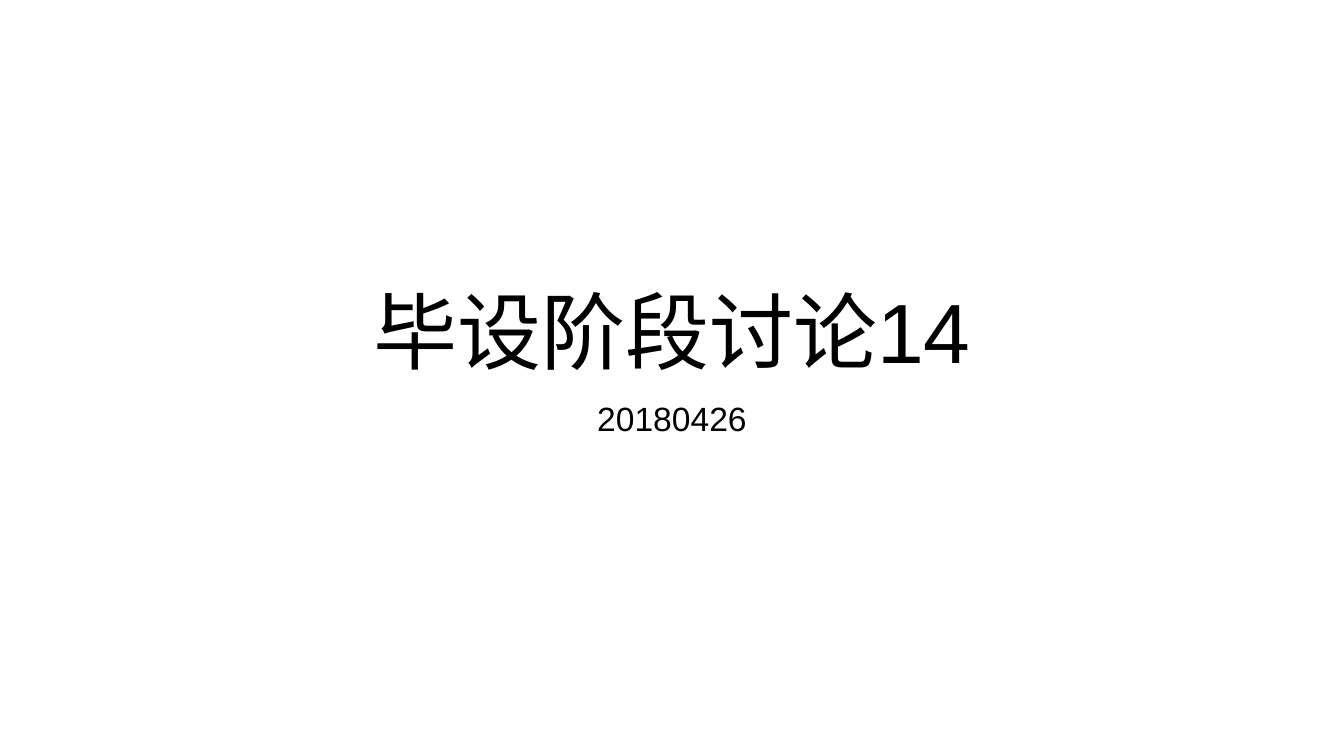
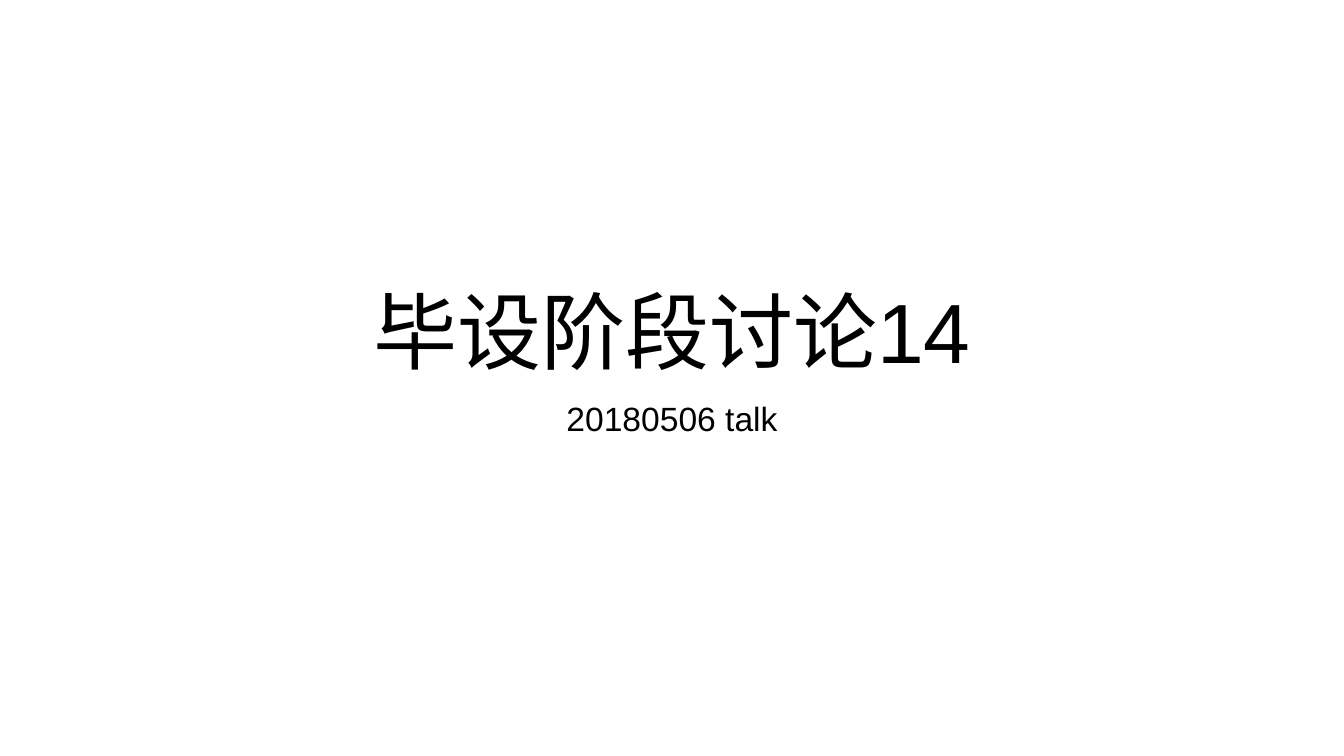
Before and after one commit to wangqing93/ibgp_exp, a slide deck: slide 1 of doc/毕设阶段讨论14.pptx. Drawn at 1344x756 pixels with LibreOffice and Linux fonts; fonts in the diff are those of the drawing. Boxes give left, top, right and bottom in pixels: in the first picture for what was removed or moved away, otherwise in the second. Text is boxed around its words. In the diff, an @@ line names an element or a change of style, - is before the commit and + after.

```diff
--- a/doc/毕设阶段讨论14.pptx
+++ b/doc/毕设阶段讨论14.pptx
@@ subtitle at [566, 406, 777, 432]: text changed @@
-20180426
+20180506 talk
```
Also in this commit, not shown: 2 other slides changed, 1 slide added, 9 other files.
